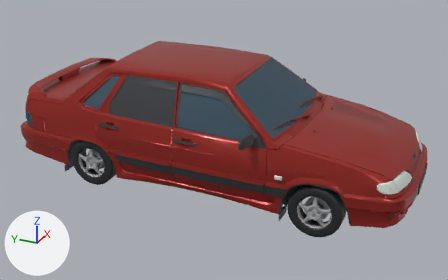
The glTF model public/models/saas/vaz2115.glb, before and after one commit.
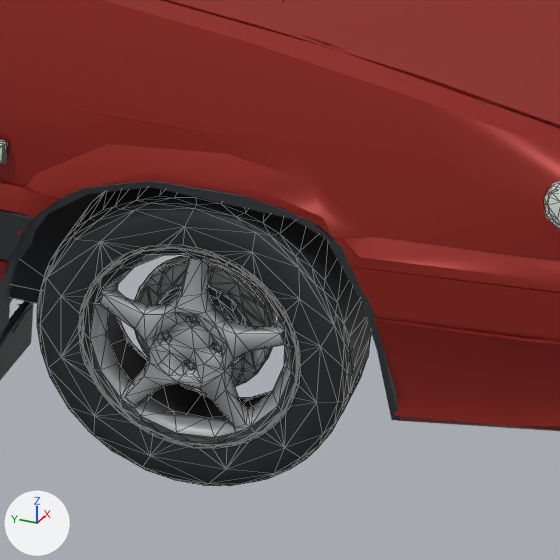
The first picture shows the older version from a camera (50 mm lens) standing at (-6.41, -2.73, 3.26) and looking at (-0.07, 0.13, 0.09). The close-ups show the older and then the newer version on the part from 63% to 85% of the width and 54% to 89% of the height of that picture. Only the edits that show in the close-ups are written down. Arrows for +X, +Y and +Z are at lower left; the lights stay in place. The close-ups show mesh edges as thin lines. Where no turn or scale is listed for an object, it has been applied to the vertices. Vertices at exactly the same position are counted once.

Names of what the first close-up shows: 'hub_fr', 'paint', 'trim', 'underbody', 'wheel_fr' and 1 more.
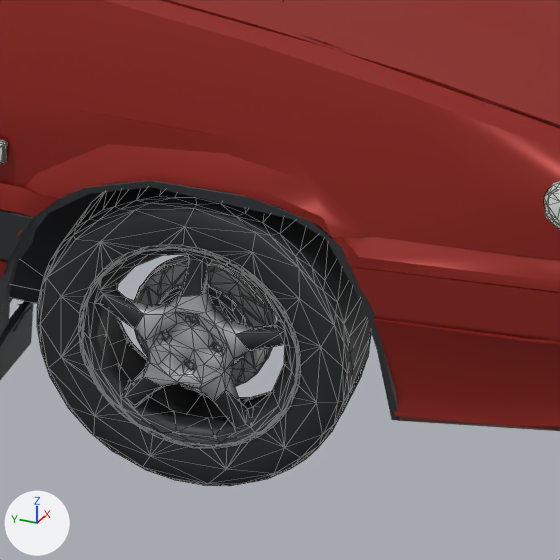
Where the change shows, as pixel boxes (x1, y1, x2, y2) in the close-ups (560 x 560 px):
part 1 of me_wheel_fr, recoloured (grey to black)
    both: (90, 255, 292, 437)

What changed in the scene script:
```text
Change me_wheel_fr:
    where me_wheel_fr.from_pydata(...)  # 1382 vertices, 2200 faces; spans x -0.101..0.101, y -0.3..0.3, z -0.3..0.3
    used by ob_wheel_fr; location = (-0.815, -1.289, -0.136)
    me_wheel_fr part 1: 93 faces spanning x -0.099..-0.055, y -0.209..0.212, z -0.208..0.206 switch from mat_wheel_rim (grey #aaacad) to mat_tyres (black #242729)
```
